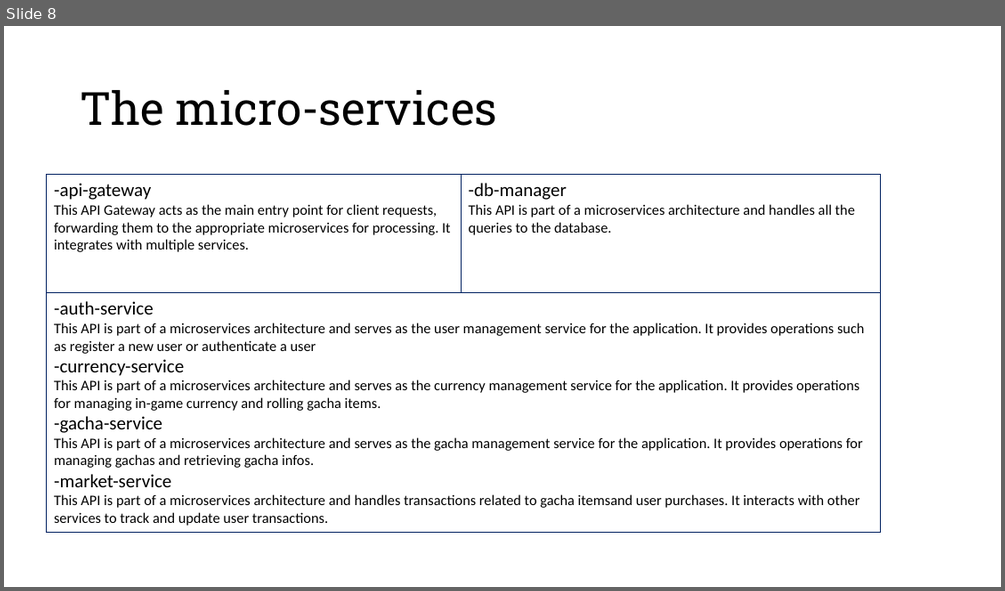
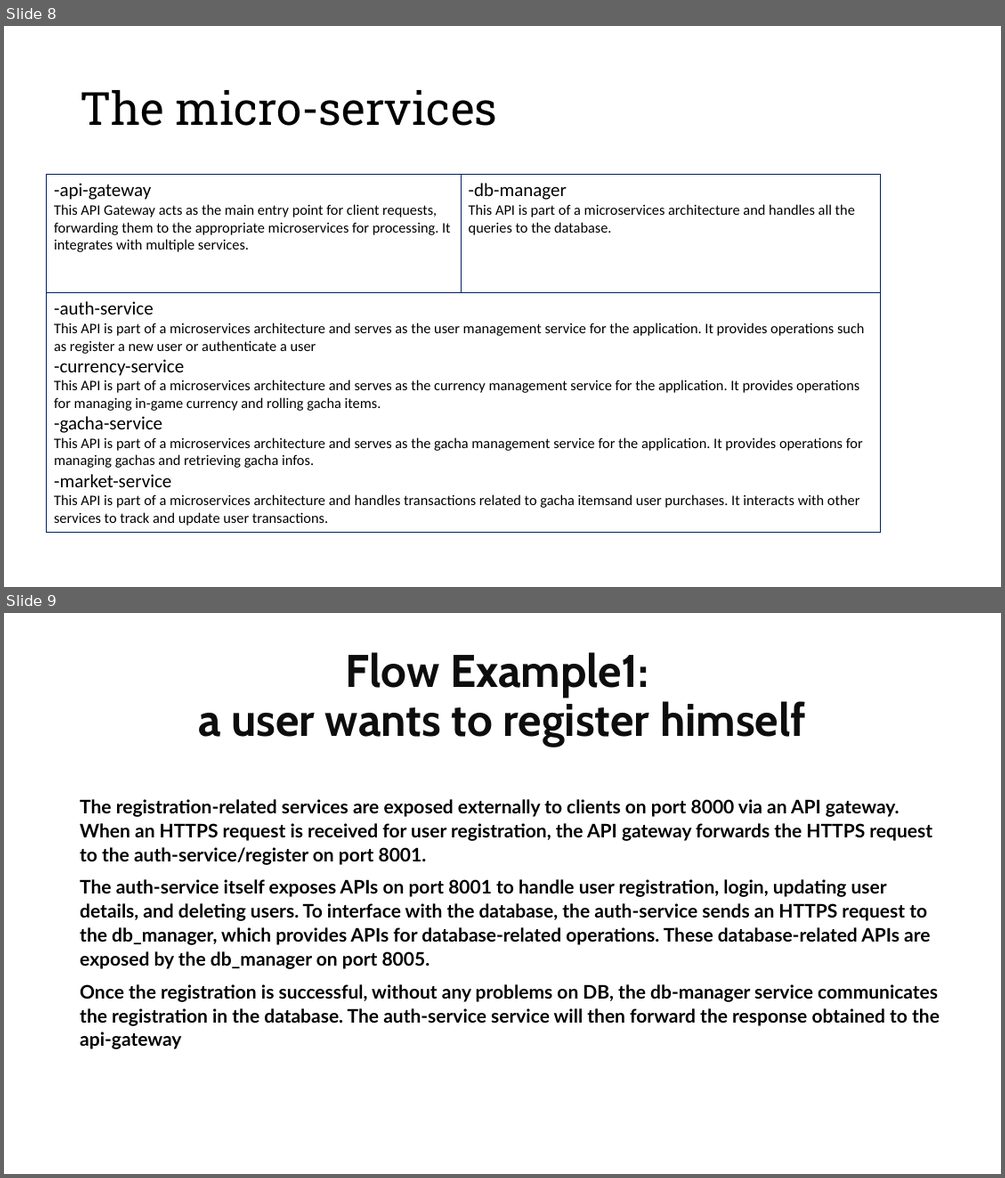
Before and after one commit to ardiz99/TBAse, a slide deck: doc/Gacha Collection.pptx. Shown one above the other, each under a label of ours: slide 8 before the commit, slides 8 and 9 after it. The pictures are 1005x591 and 1005x1178 pixels, drawn with LibreOffice and Linux fonts; fonts in the diff are those of the drawing. Boxes give left, top, right and bottom in pixels: in the first picture for what was removed or moved away, otherwise in the second. Text is boxed around its words. In the diff, an @@ line names an element or a change of style, - is before the commit and + after.

```diff
--- a/doc/Gacha Collection.pptx
+++ b/doc/Gacha Collection.pptx
@@ slide 9 added at (4,613,1001,1174), background #FFFFFF @@
@@ title added at (198,652,806,746), 44 pt, text #0D0D0D, bold @@
+Flow Example1:
+a user wants to register himself
@@ text added at (80,799,939,1049), 18 pt, text #000000, bold @@
+The registration-related services are exposed externally to clients on port 8000 via an API gateway. When an HTTPS request is received for user registration, the API gateway forwards the HTTPS request to the auth-service/register on port 8001.
+The auth-service itself exposes APIs on port 8001 to handle user registration, login, updating user details, and deleting users. To interface with the database, the auth-service sends an HTTPS request to the db_manager, which provides APIs for database-related operations. These database-related APIs are exposed by the db_manager on port 8005.
+Once the registration is successful, without any problems on DB, the db-manager service communicates the registration in the database. The auth-service service will then forward the response obtained to the api-gateway
```
Also in this commit, not shown: 2 other slides added, 1 other file.
